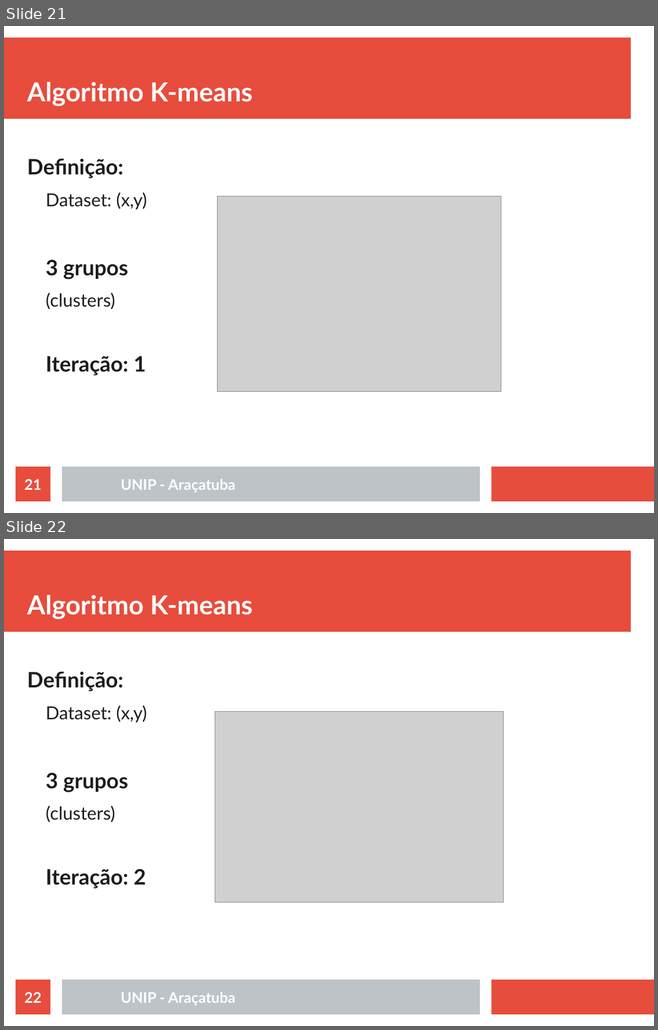
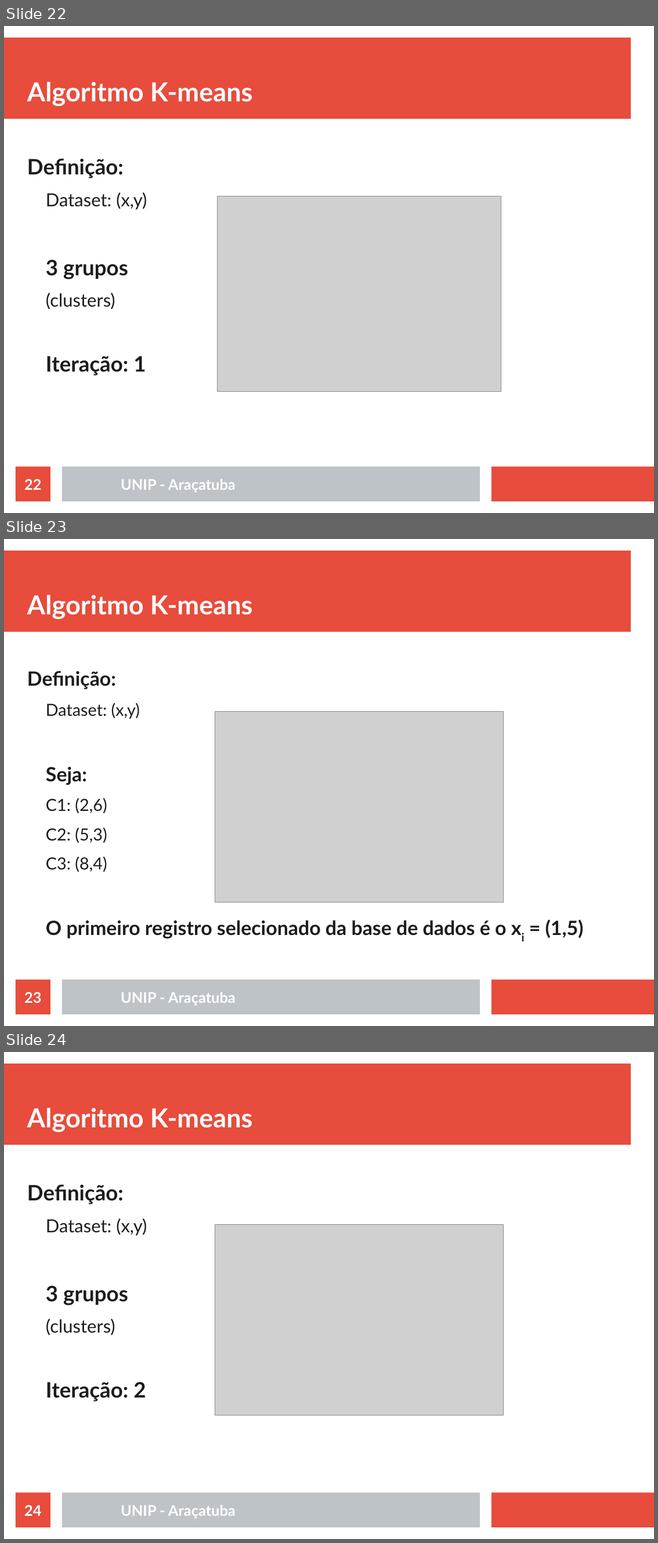
Before and after one commit to rafaelstojoao/pos-unip, a slide deck: [2020][modulo][Machine_Learning]/[aula]02[Agrupamento].odp. Shown one above the other, each under a label of ours: slides 21 and 22 before the commit, slides 22, 23 and 24 after it. The pictures are 658x1030 and 658x1543 pixels, drawn with LibreOffice and Linux fonts; fonts in the diff are those of the drawing; grey boxes stand for pictures. Boxes give left, top, right and bottom in pixels: in the first picture for what was removed or moved away, otherwise in the second. Text is boxed around its words. In the diff, an @@ line names an element or a change of style, - is before the commit and + after.

```diff
--- a/[2020][modulo][Machine_Learning]/[aula]02[Agrupamento].odp
+++ b/[2020][modulo][Machine_Learning]/[aula]02[Agrupamento].odp
@@ slide 23 added at [4,539,654,1026], background #FFFFFF; not listed: 3 template elements that a slide beside it also shows @@
@@ title added at [27,595,253,619], 32 pt, text #FFFFFF, bold @@
+Algoritmo K-means
@@ text added at [27,671,583,939], 24.1 pt, text #1C1C1C, bold @@
+Definição:
+  Dataset: (x,y)
+Seja:
+  C1: (2,6)
+  C2: (5,3)
+  C3: (8,4)
+O primeiro registro selecionado da base de dados é o xi = (1,5)
@@ picture added at [215,712,504,903] @@
@@ page number added at [16,980,50,1015], fill #E74C3C, 18 pt, text #FFFFFF, bold @@
+23
@@ text added at [121,992,235,1005], 18 pt, text #FFFFFF, bold @@
+UNIP - Araçatuba
@@ what was slide 21 is now slide 22 @@
@@ page number at [24,479,41,490]: text changed @@
-21
+22
@@ what was slide 22 is now slide 24 @@
@@ page number at [24,1505,41,1516]: text changed @@
-22
+24
```
Also in this commit, not shown: 10 slides changed, 7 other slides added, 1 other file.
